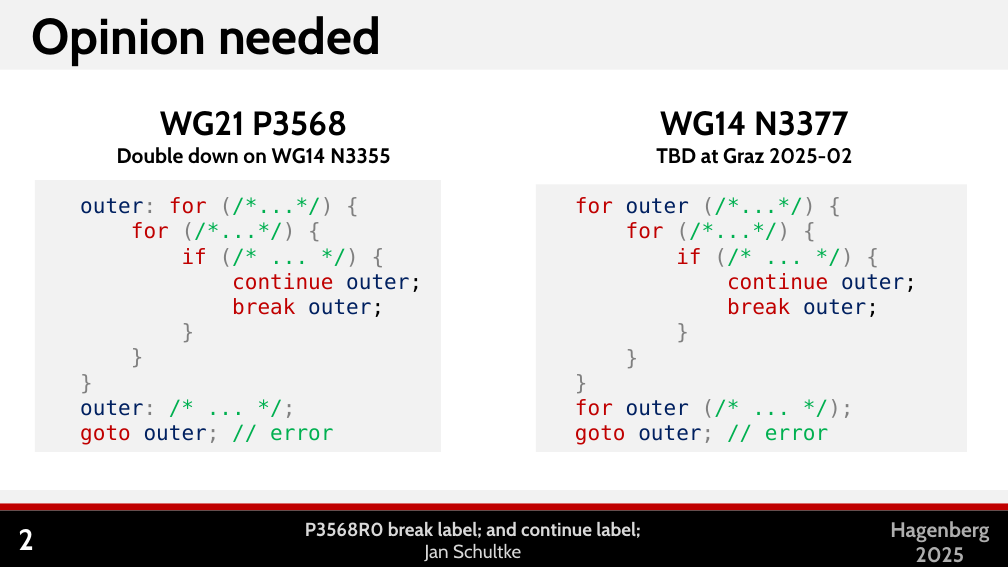
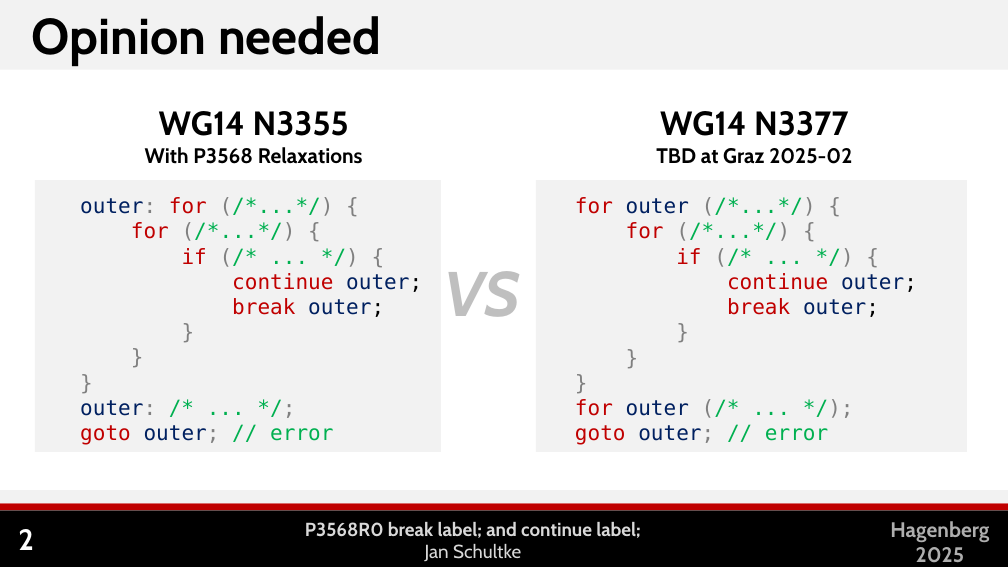
Before and after one commit to Eisenwave/cpp-proposals, a slide deck: slide 3 of slides/p3568-slides.pptx. Drawn at 1008x567 pixels with LibreOffice and Linux fonts; fonts in the diff are those of the drawing. Boxes give left, top, right and bottom in pixels: in the first picture for what was removed or moved away, otherwise in the second. Text is boxed around its words. In the diff, an @@ line names an element or a change of style, - is before the commit and + after.

```diff
--- a/slides/p3568-slides.pptx
+++ b/slides/p3568-slides.pptx
@@ text at bbox=[145, 111, 363, 164]: text changed @@
-  WG21 P3568
-  Double down on WG14 N3355
+  WG14 N3355
+  With P3568 Relaxations
@@ text added at bbox=[444, 271, 520, 317], 60 pt, text #BFBFBF, bold, italic @@
+VS
```
Also in this commit, not shown: 1 other file.
